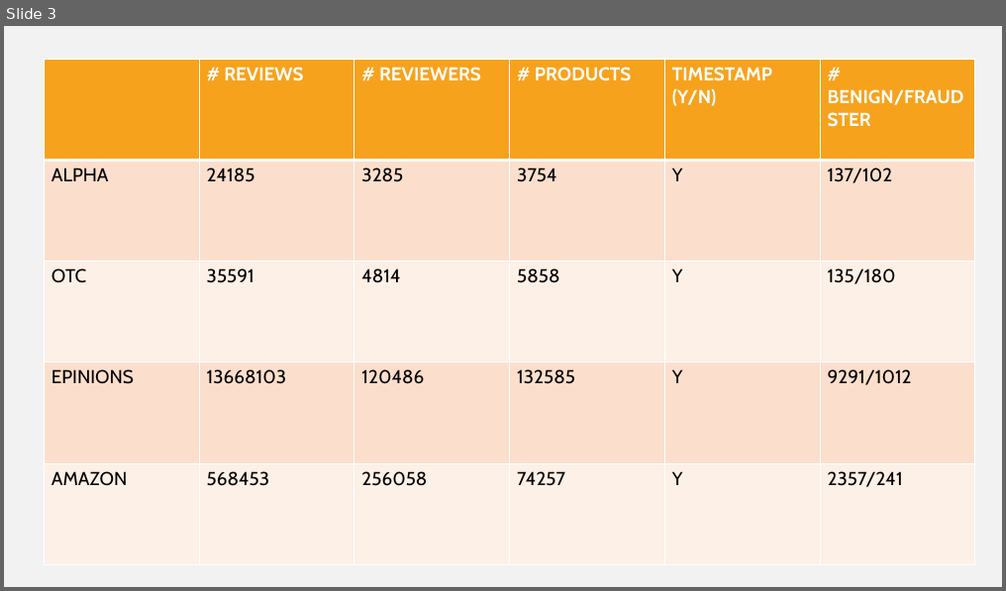
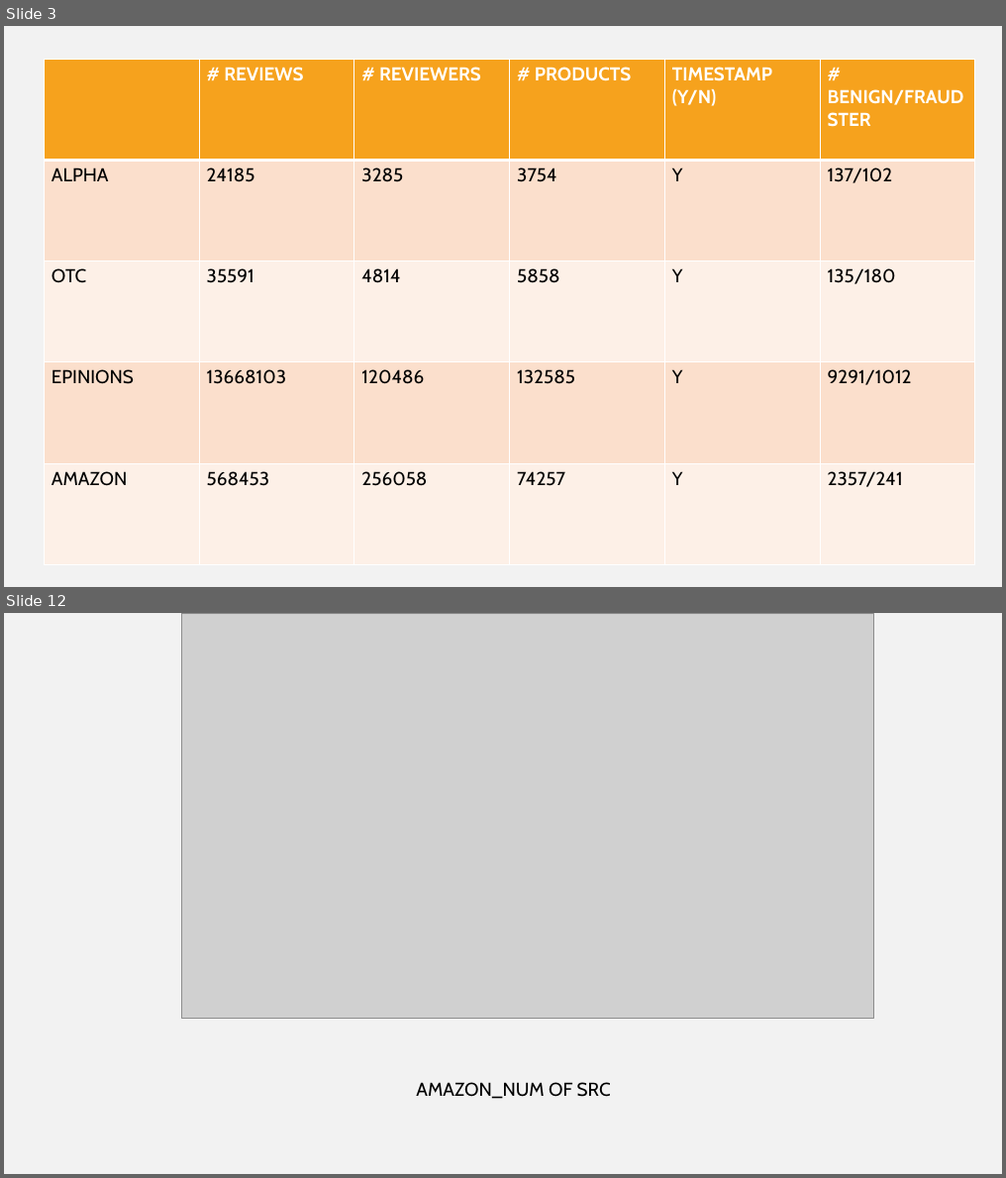
Before and after one commit to hellokayas/Sockfarm-Project, a slide deck: Data/Presentation.pptx. Shown one above the other, each under a label of ours: slide 3 before the commit, slides 3 and 12 after it; the slides between them are not shown. The pictures are 1006x591 and 1006x1178 pixels, drawn with LibreOffice and Linux fonts; fonts in the diff are those of the drawing; grey boxes stand for pictures. Boxes give left, top, right and bottom in pixels: in the first picture for what was removed or moved away, otherwise in the second. Text is boxed around its words. In the diff, an @@ line names an element or a change of style, - is before the commit and + after.

```diff
--- a/Data/Presentation.pptx
+++ b/Data/Presentation.pptx
@@ slide 12 added at <box>4,613,1002,1174</box>, background #F2F2F2 @@
@@ picture added at <box>181,613,873,1018</box> @@
@@ text added at <box>416,1082,611,1099</box>, 18 pt, text #000000 @@
+AMAZON_NUM OF SRC
```
Also in this commit, not shown: 15 other slides added.
